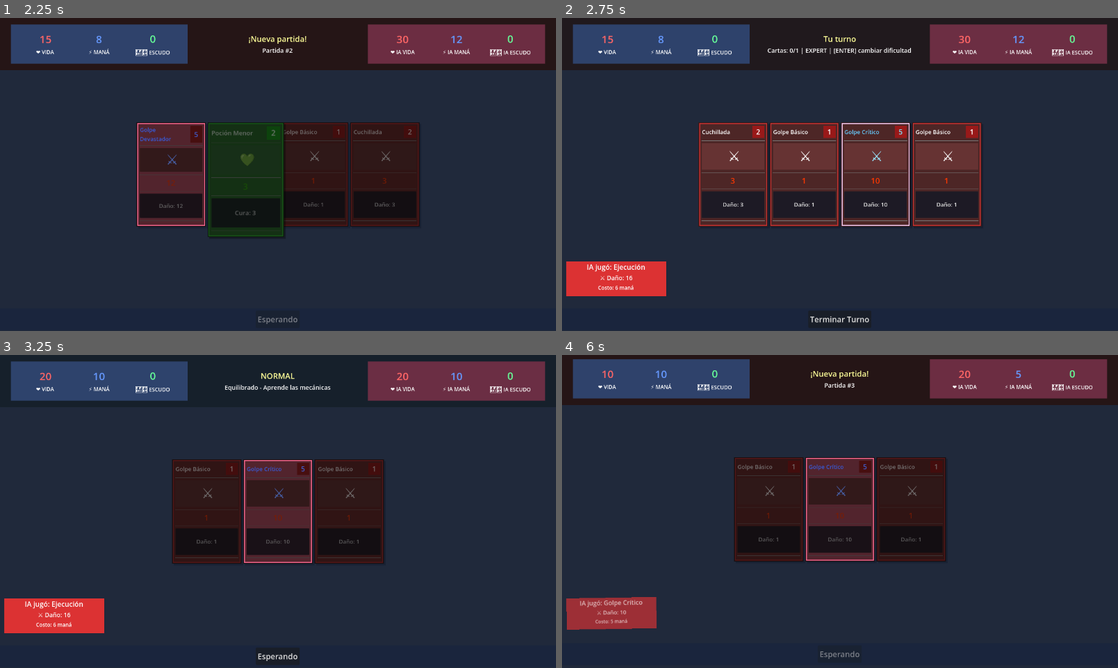
Above: before the commit, frames 1-4 (two rows, left to right).
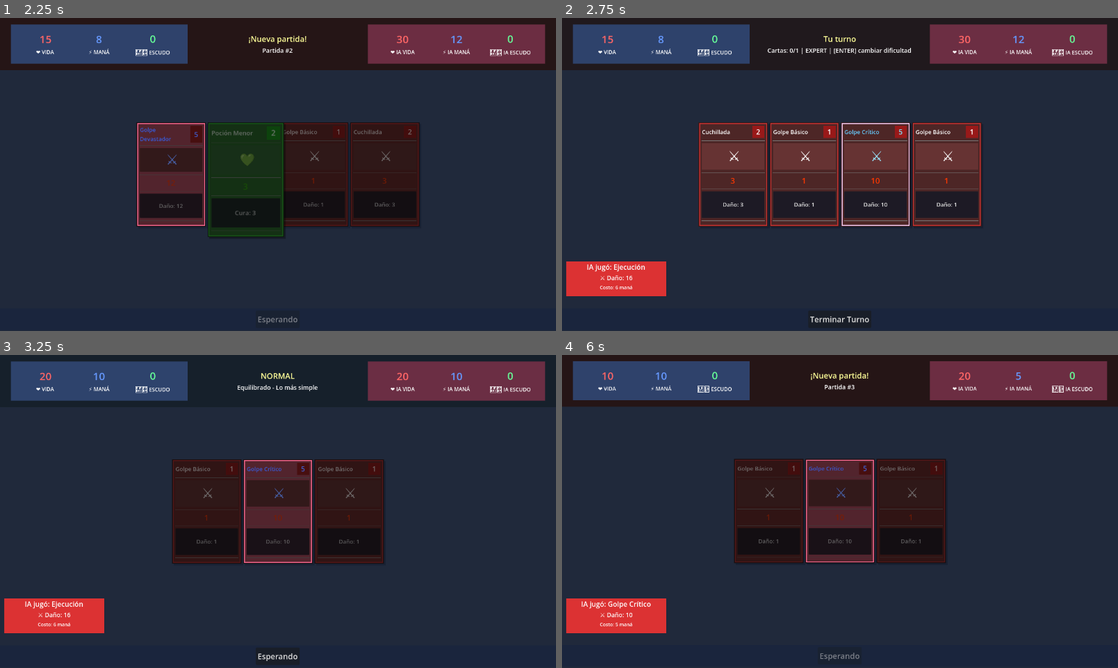
Above: after the commit, the same moments.

Repository: lextrack/Cards
Game: Godot game, scene res://scenes/Main.tscn
Two runs of this game, one before a commit and one after it. Both use one fixed random seed, a clock stepped at 60 frames per second and the inputs below.
Inputs (mouse positions are in pixels of both pictures, inside the frame that each line leads up to):
- Up to frame 1 (2.25 s): tap Enter (ui_accept) at 0.5, 0.77, 1.25, 1.52 s; move the mouse to (133, 174) at 0.52 s; click (133, 174) at 0.67 s; move the mouse to (172, 174) at 1.27 s; click (172, 174) at 1.42 s; tap R (restart_game) at 2 s; move the mouse to (244, 174) at 2.02 s; click (244, 174) at 2.17 s
- Up to frame 2 (2.75 s): no input
- Up to frame 3 (3.25 s): move the mouse to (172, 511) at 2.77 s; click (172, 511) at 2.92 s; tap Enter (ui_accept) at 3.02 s
- Up to frame 4 (6 s): tap Enter (ui_accept) at 3.5, 3.77, 4.52 s; move the mouse to (840, 511) at 3.52 s; click (840, 511) at 3.67 s; move the mouse to (912, 511) at 4.27 s; click (912, 511) at 4.42 s; move the mouse to (867, 511) at 5.02 s; click (867, 511) at 5.17 s; tap R (restart_game) at 5.75 s; move the mouse to (756, 433) at 5.77 s; click (756, 433) at 5.92 s

Frame 1 is identical in both runs. In frame 2, less than 0.1% of the frame differs, in the area x 6-13%, y 85-87%; in frame 3, 0.2%; in frame 4, 5.8%, in the area x 0-100%, y 1-98%.

Commit message:
Minor changes in the timers

Diff:
--- a/scenes/AICardNotification.tscn
+++ b/scenes/AICardNotification.tscn
@@ -48,6 +48,6 @@
 
 [node name="CardCost" type="Label" parent="Background/VBox"]
 layout_mode = 2
-theme_override_font_sizes/font_size = 12
+theme_override_font_sizes/font_size = 11
 text = "Costo: X maná"
 horizontal_alignment = 1
--- a/scenes/GameNotification.tscn
+++ b/scenes/GameNotification.tscn
@@ -35,10 +35,9 @@
 anchors_preset = 15
 anchor_right = 1.0
 anchor_bottom = 1.0
-offset_left = 15.0
-offset_top = 10.0
-offset_right = -15.0
-offset_bottom = -10.0
+offset_left = 8.0
+offset_right = -8.0
+offset_bottom = -1.0
 grow_horizontal = 2
 grow_vertical = 2
 
--- a/scripts/GameBalance.gd
+++ b/scripts/GameBalance.gd
@@ -14,17 +14,17 @@
 const GAME_RESTART_DELAY: float = 0.8
 const NEW_GAME_DELAY: float = 0.5
 const DEATH_RESTART_DELAY: float = 1.0
-const DECK_RESHUFFLE_NOTIFICATION: float = 1.0
+const DECK_RESHUFFLE_NOTIFICATION: float = 1.2
 const AI_TURN_START_DELAY: float = 1.2
-const AI_CARD_NOTIFICATION_DELAY: float = 1.3
+const AI_CARD_NOTIFICATION_DELAY: float = 1.2
 const AI_CARD_PLAY_DELAY: float = 0.8
 
-const AI_CARD_POPUP_DURATION: float = 1.0
-const GAME_NOTIFICATION_DRAW_DURATION: float = 1.2
+const AI_CARD_POPUP_DURATION: float = 1.2
+const GAME_NOTIFICATION_DRAW_DURATION: float = 1.5
 const GAME_NOTIFICATION_RESHUFFLE_DURATION: float = 1.8
-const GAME_NOTIFICATION_BONUS_DURATION: float = 2.0
+const GAME_NOTIFICATION_BONUS_DURATION: float = 2.5
 const GAME_NOTIFICATION_END_DURATION: float = 2.5
-const GAME_NOTIFICATION_AUTO_TURN_DURATION: float = 1.0
+const GAME_NOTIFICATION_AUTO_TURN_DURATION: float = 1.5
 
 enum Difficulty {
 	NORMAL,
@@ -136,7 +136,7 @@
 static func get_difficulty_description(difficulty: String) -> String:
 	match difficulty:
 		"normal":
-			return "Equilibrado - Aprende las mecánicas"
+			return "Equilibrado - Lo más simple"
 		"hard":
 			return "Desafiante - IA más fuerte, tú juegas 1 carta"
 		"expert":
@@ -206,34 +206,3 @@
 			return GAME_NOTIFICATION_AUTO_TURN_DURATION
 		_:
 			return 1.0
-
-static func print_current_config(difficulty: String):
-	print("\n========== CONFIGURACIÓN DE JUEGO ==========")
-	print("Dificultad: " + difficulty.to_upper())
-	print("Descripción: " + get_difficulty_description(difficulty))
-
-	var player_config = get_player_config(difficulty)
-	var ai_config = get_ai_config(difficulty)
-	var card_dist = get_card_distribution(difficulty)
-
-	print("\n--- JUGADOR ---")
-	print("HP: " + str(player_config.hp))
-	print("Maná: " + str(player_config.mana))
-	print("Cartas por turno: " + str(player_config.cards_per_turn))
-
-	print("\n--- IA ---")
-	print("HP: " + str(ai_config.hp))
-	print("Maná: " + str(ai_config.mana))
-	print("Cartas por turno: " + str(ai_config.cards_per_turn))
-
-	print("\n--- DISTRIBUCIÓN DE CARTAS ---")
-	print("Ataques: " + str(int(card_dist.attack_ratio * 100)) + "%")
-	print("Curación: " + str(int(card_dist.heal_ratio * 100)) + "%")
-	print("Escudos: " + str(int(card_dist.shield_ratio * 100)) + "%")
-
-	print("\n--- TIEMPOS DE NOTIFICACIÓN ---")
-	print("Popup IA: " + str(AI_CARD_POPUP_DURATION) + "s")
-	print("Robo cartas: " + str(GAME_NOTIFICATION_DRAW_DURATION) + "s")
-	print("Remezcla: " + str(GAME_NOTIFICATION_RESHUFFLE_DURATION) + "s")
-	print("Bonus daño: " + str(GAME_NOTIFICATION_BONUS_DURATION) + "s")
-	print("==========================================\n")
--- a/scripts/GameNotification.gd
+++ b/scripts/GameNotification.gd
@@ -88,7 +88,7 @@
 			text = "🃏 Sin cartas disponibles"
 
 	if winner == "Derrota":
-		color = Color(0.8, 0.2, 0.2, 0.95)  # Rojo para derrota
+		color = Color(0.8, 0.2, 0.2, 0.95)
 
 	queue_notification(title, text, detail, color, GameBalance.get_timer_delay("notification_end"))
 
@@ -150,9 +150,8 @@
 	# Animar salida
 	await hide_notification()
 
-	# Procesar siguiente notificación si hay
 	if notification_queue.size() > 0:
-		await get_tree().create_timer(0.2).timeout  # Pequeña pausa entre notificaciones
+		await get_tree().create_timer(0.3).timeout
 		process_next_notification()
 
 func hide_notification():
--- a/scripts/Main.gd
+++ b/scripts/Main.gd
@@ -64,7 +64,6 @@
 	add_child(player)
 	add_child(ai)
 
-	GameBalance.print_current_config(difficulty)
 
 	# Conectar señales del jugador
 	player.hp_changed.connect(_on_player_hp_changed)
